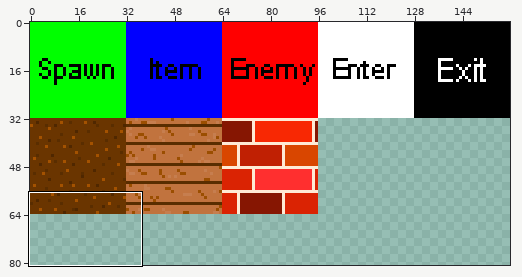
File history of a sprite sheet, assets/worlds/1/tileset.png. Above, an overview of the earlier version with the close-up marked.
Close-up. Before the edit:
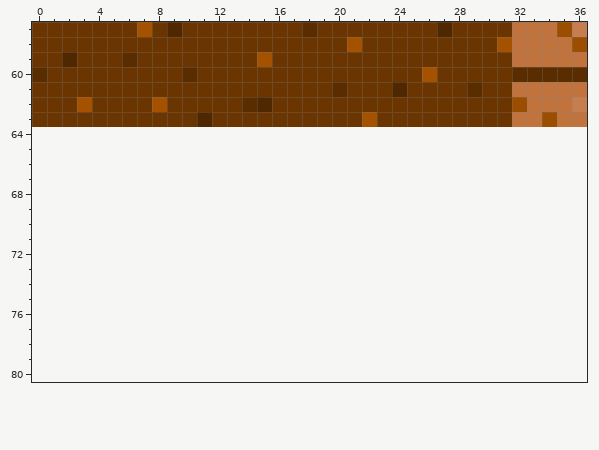
The file is 160x64 pixels. Colours within 5 levels of each other are drawn and written as one. Shown: x 0..36, y 57..80. The old version is drawn lined up with the new one, on the new canvas. The wide view leaves out empty margins.
The result:
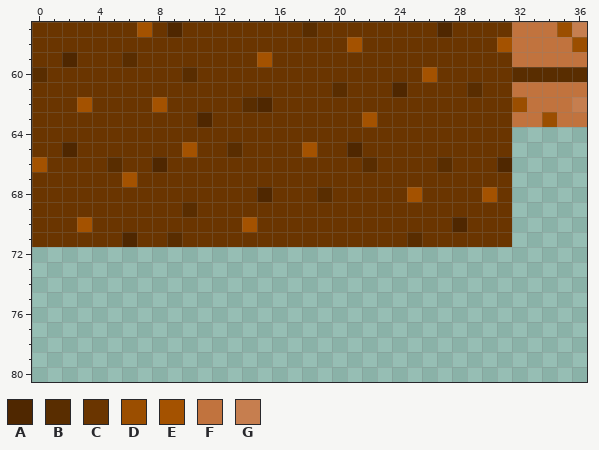
Palette (. is transparent): A #4f2700  B #592d00  C #6a3500  D #9b4e00  E #a45200  F #c1733e  G #c67e4f
Change:
canvas 160x64 -> 160x96
@@ x 0..36 @@
 63 CCCCCCCCCCCACCCCCCCCCCECCCCCCCCCFFDFF
-64 .....................................
-65 .....................................
-66 .....................................
-67 .....................................
-68 .....................................
-69 .....................................
-70 .....................................
-71 .....................................
+64 CCCCCCCCCCCCCCCCCCCCCCCCCCCCCCCC.....
+65 CCACCCCCCCECCBCCCCECCACCCCCCCCCC.....
+66 ECCCCBCCACCCCCCCCCCCCCBCCCCBCCCA.....
+67 CCCCCCECCCCCCCCCCCCCCCCCCCCCCCCC.....
+68 CCCCCCCCCCCCCCCACCCBCCCCCECCCCEC.....
+69 CCCCCCCCCCBCCCCCCCCCCCCCCCCCCCCC.....
+70 CCCECCCCCCCCCCECCCCCCCCCCCCCACCC.....
+71 CCCCCCACCBCCCCCCCCCCCCCCCBCCCCCC.....
 72 .....................................
Where, in picture pixels (left, top, right, bottom), the same in both close-ups:
added: (32, 127, 512, 247)
